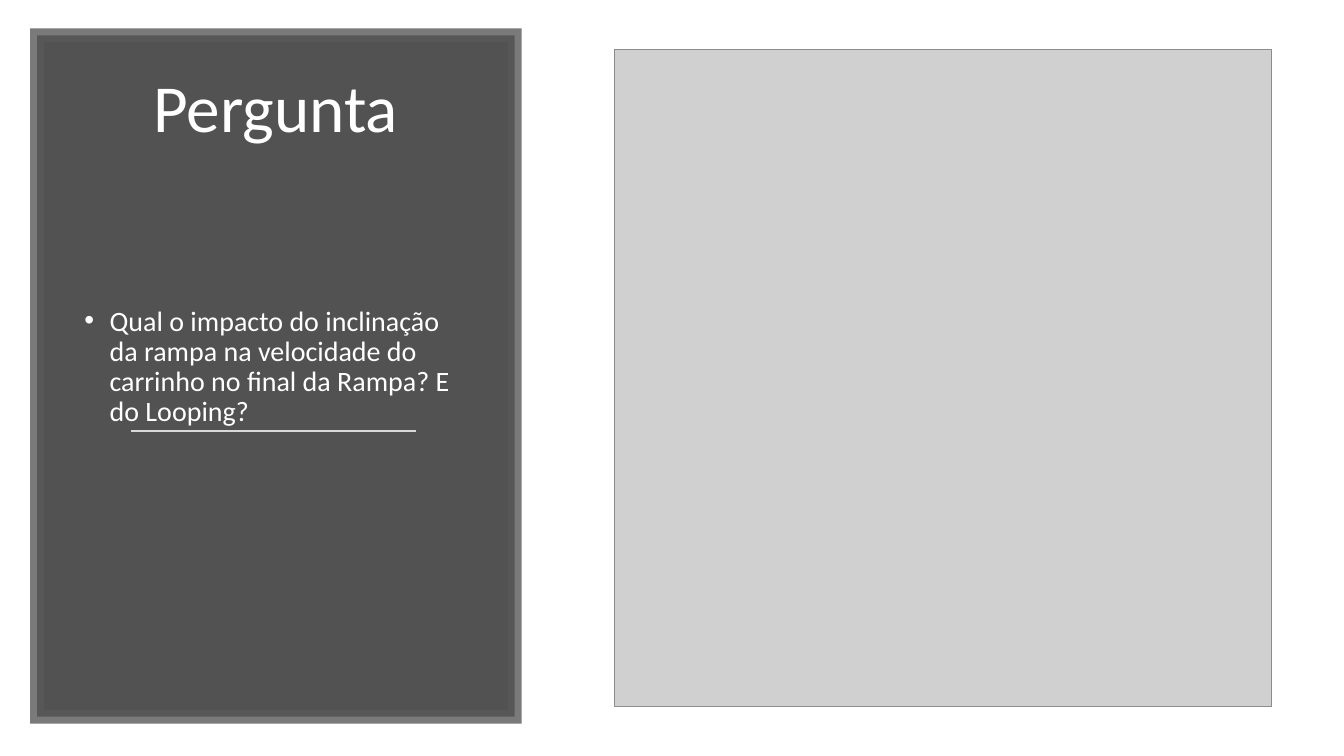
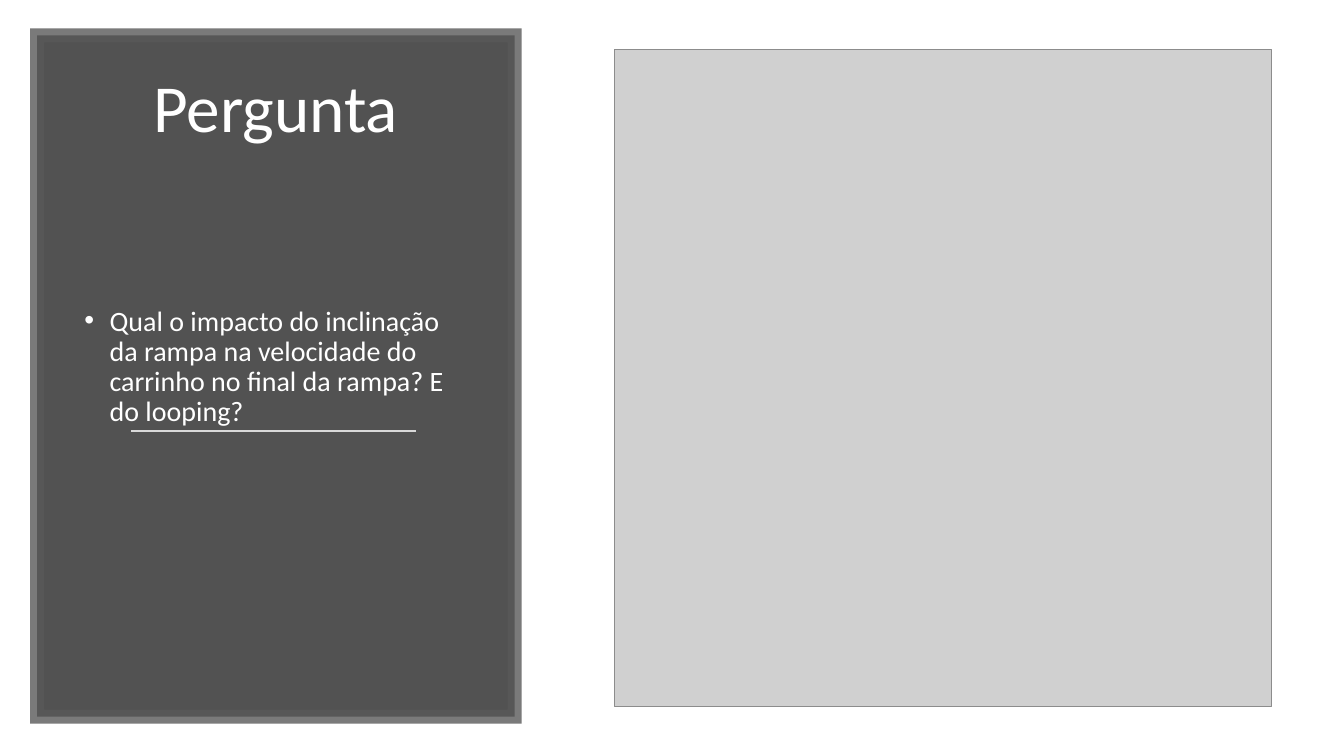
Before and after one commit to pedrocelia/Hot-Wheels, a slide deck: slide 2 of Projeto 3 – Modelagem e simulação do mundo.pptx. Drawn at 1344x756 pixels with LibreOffice and Linux fonts; fonts in the diff are those of the drawing; grey boxes stand for pictures. Boxes give left, top, right and bottom in pixels: in the first picture for what was removed or moved away, otherwise in the second. Text is boxed around its words. In the diff, an @@ line names an element or a change of style, - is before the commit and + after.

```diff
--- a/Projeto 3 – Modelagem e simulação do mundo.pptx
+++ b/Projeto 3 – Modelagem e simulação do mundo.pptx
@@ text at (110,311,444,426): text changed @@
-• Qual o impacto do inclinação da rampa na velocidade do carrinho no final da Rampa? E do Looping?
+• Qual o impacto do inclinação da rampa na velocidade do carrinho no final da rampa? E do looping?
```
Also in this commit, not shown: 3 other slides changed, 1 slide added, 1 other file.
